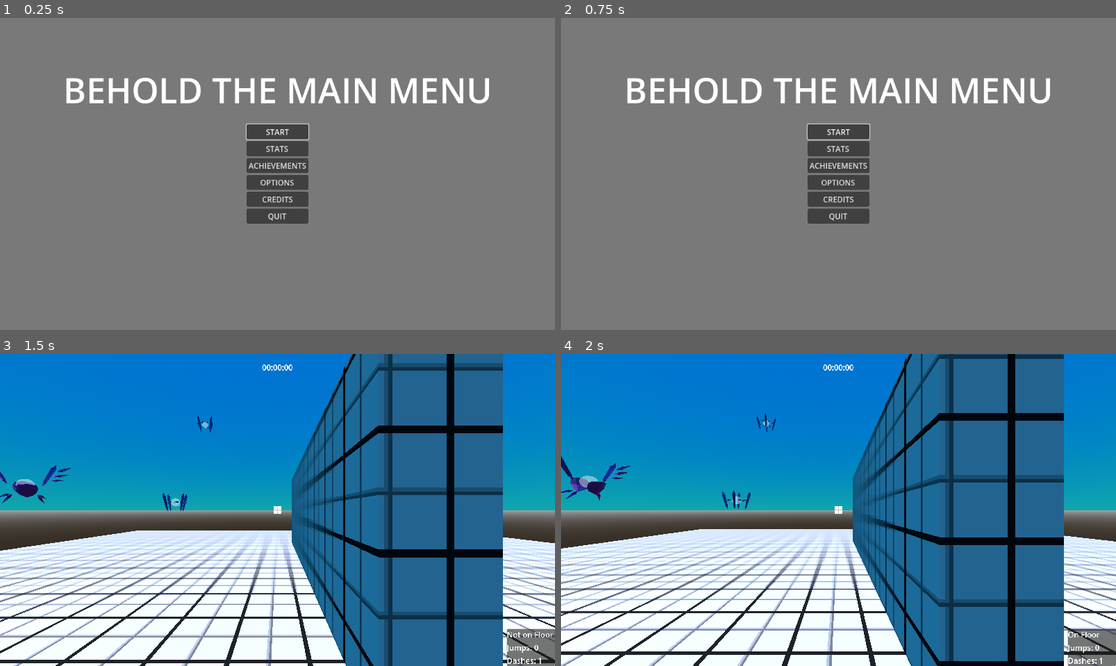
Above: before the commit, frames 1-4 (two rows, left to right).
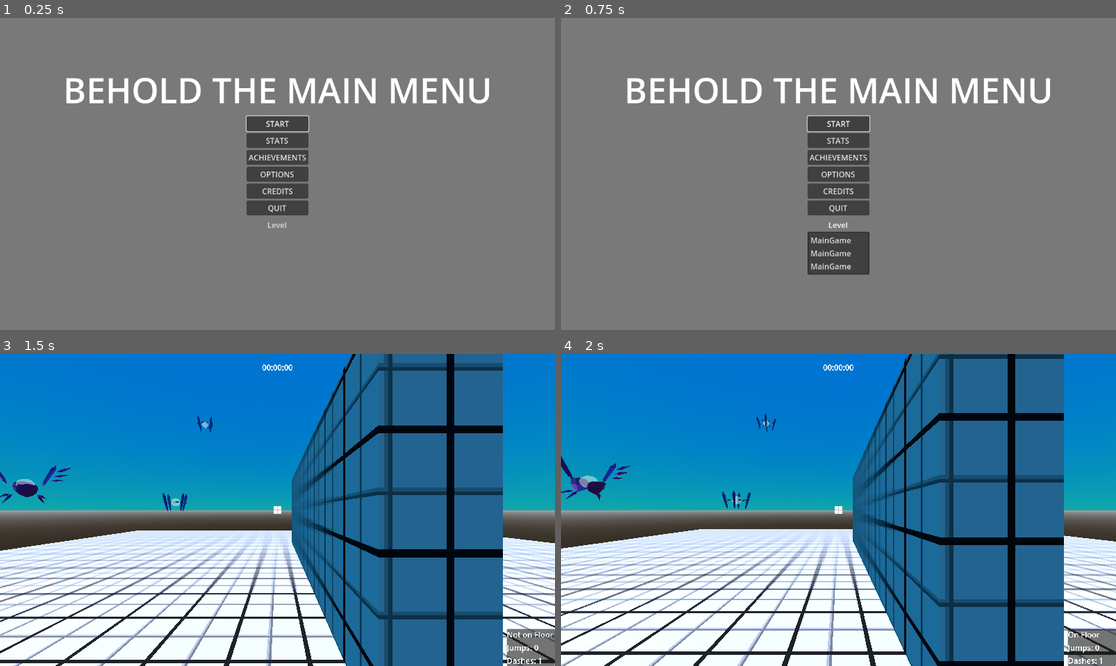
Above: after the commit, the same moments.

Repository: lucasrumney94/GodotGoneWild
Game: Godot game, scene res://Main/main_menu.tscn
Two runs of this game, one before a commit and one after it. Both use one fixed random seed, a clock stepped at 60 frames per second and the inputs below. The engine's default icon, where the game draws it, is replaced by a stand-in: a white triangle on a blue panel in a dark square.
Inputs (mouse positions are in pixels of both pictures, inside the frame that each line leads up to):
- Up to frame 1 (0.25 s): no input
- Up to frame 2 (0.75 s): click (838, 223) at 0.5 s, where only the run after the commit has a clickable "Level"
- Up to frame 3 (1.5 s): click "START" at 1.25 s
- Up to frame 4 (2 s): no input

The runs differ from the first frame. In frame 1, 1.8% of the frame differs, in the area x 44-56%, y 31-68%; in frame 2, 3.2%, in the area x 44-56%, y 31-83%; in frame 3, nothing differs; in frame 4, nothing differs.

Commit message:
made short dash separate from attack

Diff:
--- /dev/null
+++ b/godot-wild-tower/Main/level_menu.gd
@@ -0,0 +1,24 @@
+extends MenuButton
+
+
+func _ready():
+	#get levels from missionControl add to menu
+	#when you click, start that level
+	var popup = get_popup()
+	for mission in MissionControl.missions:
+		var scene_name: String = get_scene_name(mission)
+		popup.add_item(scene_name)
+
+	popup.id_pressed.connect(on_pressed)
+
+
+func on_pressed(id: int):
+	#var focused_item: int = get_popup().get_focused_item()
+	get_tree().change_scene_to_packed(MissionControl.missions[id])
+
+
+func get_scene_name(scene: PackedScene) -> String:
+	var instance = scene.instantiate()
+	var result: String = instance.name
+	instance.queue_free()
+	return result
--- a/godot-wild-tower/Main/main_menu.tscn
+++ b/godot-wild-tower/Main/main_menu.tscn
@@ -6,6 +6,7 @@
 [ext_resource type="PackedScene" uid="uid://bxfwjbkk62asb" path="res://Main/main_game.tscn" id="3_wr465"]
 [ext_resource type="PackedScene" uid="uid://48n404mji4ep" path="res://UI/achievements_menu.tscn" id="4_p23ep"]
 [ext_resource type="PackedScene" uid="uid://cvo2k0ochbnw" path="res://UI/credits.tscn" id="4_rv6un"]
+[ext_resource type="Script" path="res://Main/level_menu.gd" id="7_7du86"]
 
 [node name="MainMenu" type="CanvasLayer"]
 script = ExtResource("1_vjgni")
@@ -95,3 +96,9 @@
 custom_minimum_size = Vector2(128, 0)
 layout_mode = 2
 text = "QUIT"
+
+[node name="LevelMenu" type="MenuButton" parent="Control/VBoxContainer"]
+unique_name_in_owner = true
+layout_mode = 2
+text = "Level"
+script = ExtResource("7_7du86")
--- a/godot-wild-tower/Objects/Player/player.gd
+++ b/godot-wild-tower/Objects/Player/player.gd
@@ -19,6 +19,8 @@
 var jump_count: int = 0
 
 var mouse_rotation: Vector3
+
+var move_direction: Vector3 = Vector3.ZERO
 
 var is_jumping: bool = false
 var is_dashing: bool = false
@@ -67,6 +69,11 @@
 		if event.is_pressed():
 			if !started: start()
 			try_dash()
+
+	if event.is_action("dash_short") && !is_dashing:
+		if event.is_pressed():
+			if !started: start()
+			dash_forward()
 
 
 func _process(delta):
@@ -145,9 +152,12 @@
 
 
 	var input_dir = Input.get_vector("move_left", "move_right", "move_forward", "move_back")
-	if !started:
-		if input_dir.length_squared() > 0:
+	if input_dir.length_squared() > 0:
+		move_direction = %CameraRotationRoot.transform.basis * Vector3(input_dir.x, 0, input_dir.y).normalized()
+		if !started:
 			start()
+	else:
+		move_direction = Vector3.ZERO
 	#if input_dir.y > 0:
 		#is_sprinting = false
 	#else:
@@ -278,13 +288,13 @@
 	#else do some piddly little half dash
 	if %RayCastEyes.is_colliding():
 		dash_enemy(%RayCastEyes.get_collider())
-	else:
-		dash_forward()
+	#else:
+		#dash_forward()
 
 
 func dash_enemy(enemy: Object):
 	if enemy == null || !(enemy.get_collision_layer() & 2):
-		dash_forward()
+		#dash_forward()
 		return
 
 	is_dashing = true
@@ -309,7 +319,10 @@
 
 	is_dashing = true
 
-	var target_vec: Vector3 = -%RayCastEyes.global_basis.z * dash_distance
+	var move_vec: Vector3 = move_direction
+	if move_vec == Vector3.ZERO:
+		move_vec = -%RayCastEyes.global_basis.z
+	var target_vec: Vector3 = move_vec * dash_distance
 	#ShapeCast to intended position, stopping on shapecast collision and using distance as dash distance
 	var shapecast: ShapeCast3D = %BodyShapeCast
 	shapecast.target_position = target_vec
@@ -324,7 +337,7 @@
 	dash_tween.set_process_mode(Tween.TWEEN_PROCESS_PHYSICS)
 	dash_tween.chain()
 	dash_tween.tween_property(self, "global_position", global_position + target_vec, dash_speed)
-	dash_tween.tween_callback(dash_end.bind(-%RayCastEyes.global_basis.z * SPEED * 0.5))
+	dash_tween.tween_callback(dash_end.bind(move_vec * SPEED * 0.5))
 
 
 func dash_end(final_velocity: Vector3, do_temporal_shift: bool = false, enemy: Object = null):
--- a/godot-wild-tower/Objects/Player/player.tscn
+++ b/godot-wild-tower/Objects/Player/player.tscn
@@ -16,7 +16,7 @@
 
 [sub_resource type="StandardMaterial3D" id="StandardMaterial3D_cj8j1"]
 transparency = 4
-albedo_color = Color(1, 1, 0, 0.188235)
+albedo_color = Color(1, 1, 0, 0.0862745)
 emission_enabled = true
 emission = Color(1, 1, 0, 1)
 
@@ -147,7 +147,6 @@
 transform = Transform3D(1, 0, 0, 0, 1, 0, 0, 0, 1, 0, 0.5, 0)
 material_override = SubResource("StandardMaterial3D_cj8j1")
 amount = 500
-lifetime = 10.0
 draw_order = 1
 mesh = SubResource("SphereMesh_8l60g")
 direction = Vector3(0, 0, 0)
--- a/godot-wild-tower/project.godot
+++ b/godot-wild-tower/project.godot
@@ -99,6 +99,11 @@
 "events": [Object(InputEventKey,"resource_local_to_scene":false,"resource_name":"","device":-1,"window_id":0,"alt_press …(192 unchanged characters)…
 ]
 }
+dash_short={
+"deadzone": 0.5,
+"events": [Object(InputEventMouseButton,"resource_local_to_scene":false,"resource_name":"","device":-1,"window_id":0,"alt_pressed":false,"shift_pressed":false,"ctrl_pressed":false,"meta_pressed":false,"button_mask":2,"position":Vector2(84, 3),"global_position":Vector2(93, 49),"factor":1.0,"button_index":2,"canceled":false,"pressed":true,"double_click":false,"script":null)
+]
+}
 
 [layer_names]
 
Not shown: 1 places in godot-wild-tower/Main/main_menu.tscn that only renumber resources
